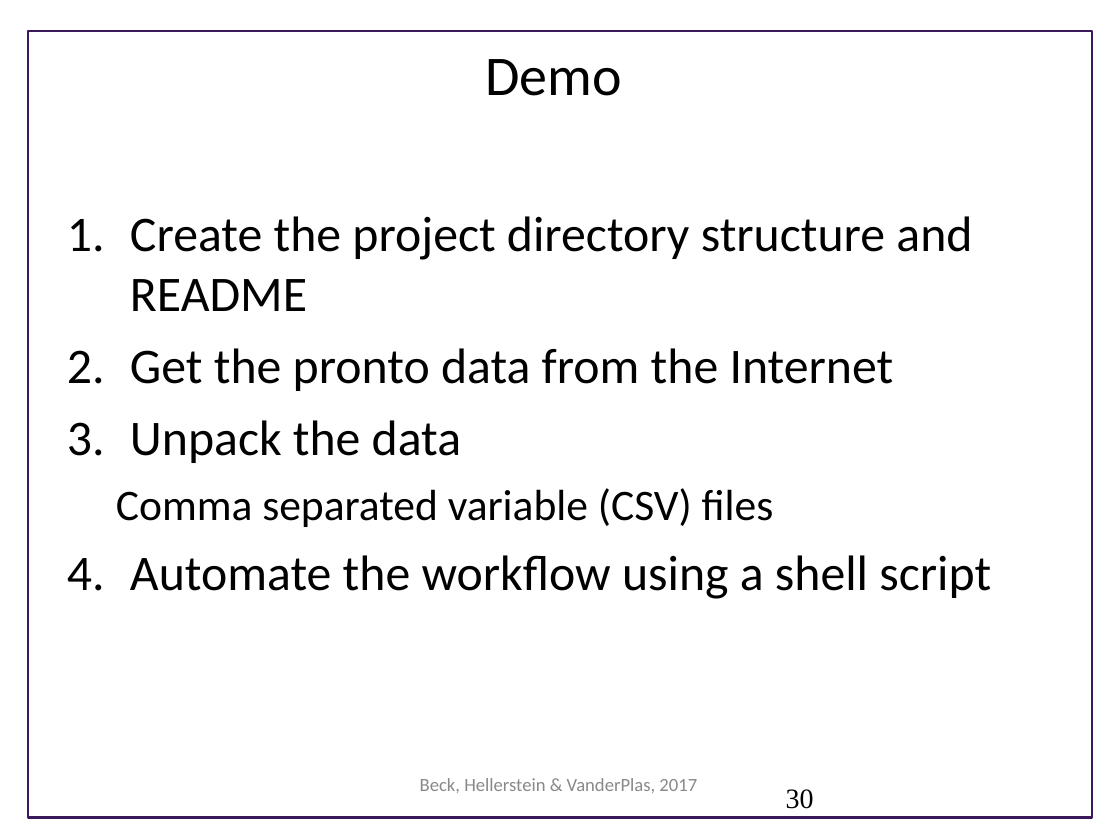
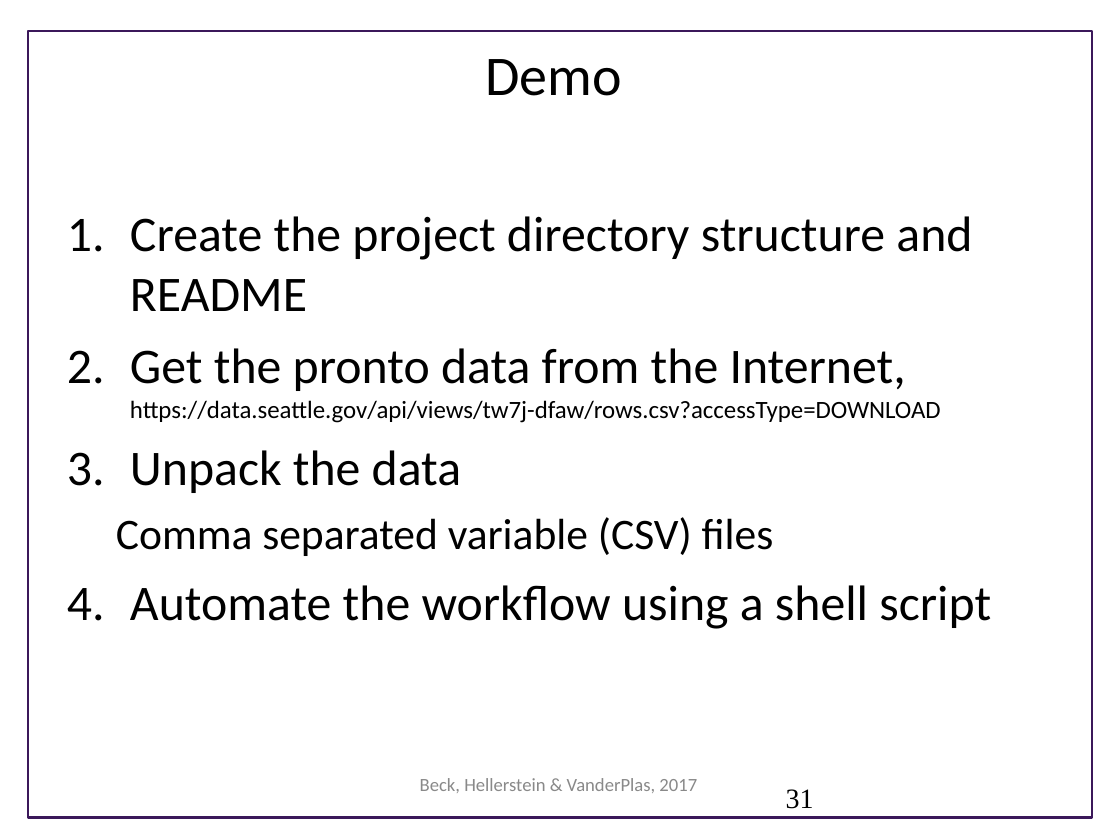
Before and after one commit to UWSEDS/LectureNotes, a slide deck: slide 31 of 01-Course-Introduction-And-Data-Essentials.ppt (slide 30 before the commit). Drawn at 1120x840 pixels with LibreOffice and Linux fonts; fonts in the diff are those of the drawing; background and template pictures are left out. Boxes give left, top, right and bottom in pixels: in the first picture for what was removed or moved away, otherwise in the second. Text is boxed around its words. In the diff, an @@ line names an element or a change of style, - is before the commit and + after.

```diff
--- a/01-Course-Introduction-And-Data-Essentials.ppt
+++ b/01-Course-Introduction-And-Data-Essentials.ppt
@@ text at box(130, 348, 941, 423): text changed; size 32 to 16 pt @@
-2. Get the pronto data from the Internet
+2. Get the pronto data from the Internet, https://data.seattle.gov/api/views/tw7j-dfaw/rows.csv?accessType=DOWNLOAD
@@ page number at box(786, 789, 814, 809): text changed @@
-30
+31
```
Also in this commit, not shown: 3 other slides changed, 1 slide added.
